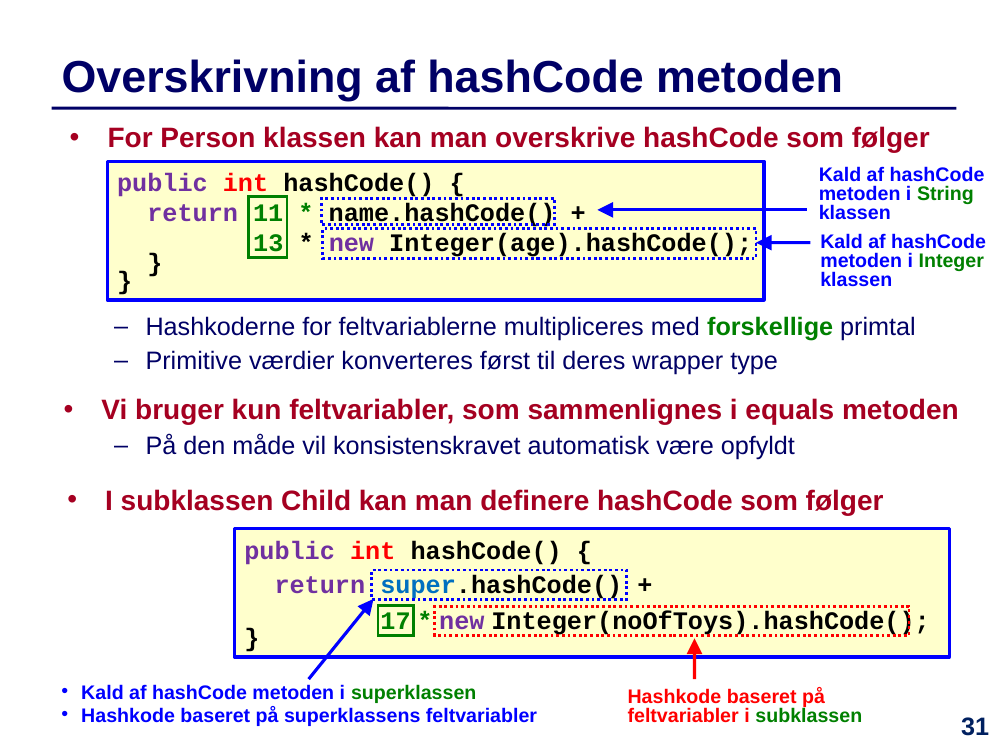
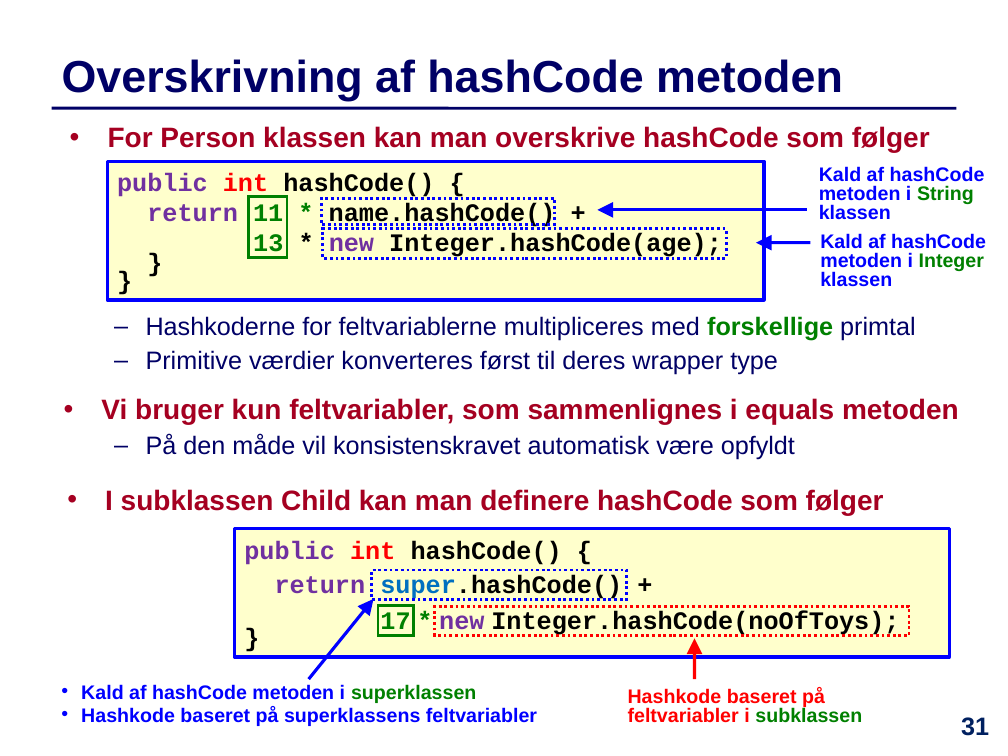
Before and after one commit to IntProgAU/Materiale, a slide deck: slide 31 of web/e24/uge_11/Slides-Uge11.pptx. Drawn at 1008x756 pixels with LibreOffice and Linux fonts; fonts in the diff are those of the drawing. Boxes give left, top, right and bottom in pixels: in the first picture for what was removed or moved away, otherwise in the second. Text is boxed around its words. In the diff, an @@ line names an element or a change of style, - is before the commit and + after.

```diff
--- a/web/e24/uge_11/Slides-Uge11.pptx
+++ b/web/e24/uge_11/Slides-Uge11.pptx
@@ text in rectangle at [253, 233, 722, 260]: text changed @@
-13 * new Integer(age).hashCode();
+13 * new Integer.hashCode(age);
@@ rectangle: place and size @@
-rectangle at [323, 229, 756, 258]
+rectangle at [323, 229, 726, 258]
@@ text in rectangle at [380, 610, 899, 637]: text changed @@
-17 * new Integer(noOfToys).hashCode();
+17 * new Integer.hashCode(noOfToys);
```
Also in this commit, not shown: 1 other file.
